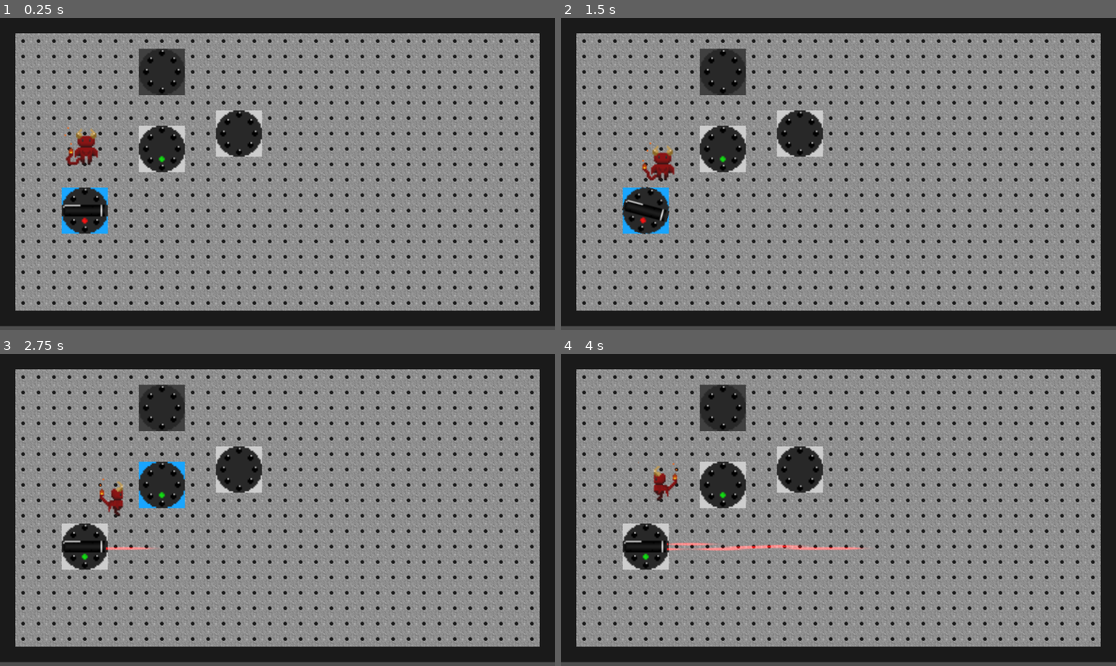
Above: before the commit, frames 1-4 (two rows, left to right).
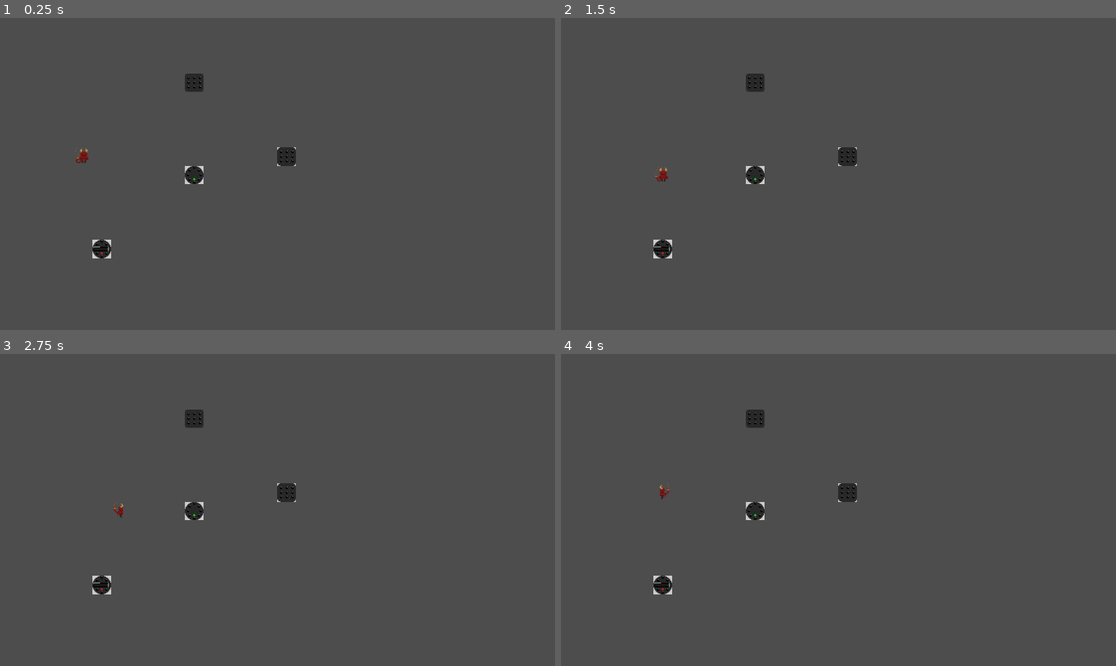
Above: after the commit, the same moments.

Repository: mbapplegate/maxwellDemon
Game: Godot game, scene res://worlds/test_world.tscn
Same seed, same stepped clock (60 frames per second), same inputs: the game is played once before the commit and once after it. The project has no main scene, so this scene is started directly.
Inputs:
- Up to frame 1 (0.25 s): no input
- Up to frame 2 (1.5 s): hold Right (right) 0.53-1.28 s; hold Shift (pull) 0.53-1.28 s; tap Enter at 1.25 s; hold Down (down) from 1.28 s (still down); tap Q (rotateCCW) at 1.35 s
- Up to frame 3 (2.75 s): tap Space (toggleEnergize) at 2 s; release Down (down) at 2.03 s; hold Right (right) from 2.03 s (still down); hold E (rotateCW) from 2.03 s (still down)
- Up to frame 4 (4 s): tap Enter at 2.75 s; release Right (right) at 2.78 s; release E (rotateCW) at 2.78 s; hold Up (up) 2.78-3.53 s; tap Space (toggleEnergize) at 2.85 s; hold Left (left) from 3.53 s (still down); hold Shift (pull) from 3.53 s (still down)

The runs differ from the first frame. In frame 1, 97% of the frame differs, in the area x 0-100%, y 0-99%; in frame 2, 97%; in frame 3, 97%; in frame 4, 97%.

Commit message:
fixed photons moving when laser moves. Also made non-rotatable sprite

Diff:
--- a/project.godot
+++ b/project.godot
@@ -13,6 +13,12 @@
 config/name="Maxwell_Grid"
 config/features=PackedStringArray("4.1", "Forward Plus")
 config/icon="res://icon.svg"
+
+[display]
+
+window/size/viewport_width=1920
+window/size/viewport_height=1080
+window/stretch/scale=2.0
 
 [input]
 
--- a/scenes/LaserSource/laser_source.gd
+++ b/scenes/LaserSource/laser_source.gd
@@ -7,12 +7,15 @@
 @onready var ray = preload("res://scenes/LightPacket/light_packet.tscn")
 
 var rng = RandomNumberGenerator.new()
+var laserParent= null
 const halfHeight = 4.0
 
 func _ready():
 	#halfHeight = BARREL_WIDTH * self.scale.x
 	#print(halfHeight)
 	#isEnergized = true
+	laserParent = get_parent()
+	print(laserParent)
 	pass
 
 func _ray_hit(photonObj:Object, _collPoint:Vector2, _collNormal:Vector2, _collider:Object):
@@ -33,9 +36,10 @@
 			#print("Timeout. Angle: ",angle)
 			instance = ray.instantiate()
 			instance.propDir = Vector2(cos(angle+sprite.rotation),sin(angle+sprite.rotation))
-			instance.position = Vector2(barrelPosition.x+yLoc*sin(sprite.rotation), barrelPosition.y+yLoc*cos(sprite.rotation))
+			instance.position = to_global(Vector2(barrelPosition.x+yLoc*sin(sprite.rotation), barrelPosition.y+yLoc*cos(sprite.rotation)))
 			instance.rayColor = rayColor
 			instance.scale[0] = 1.0/self.scale[0]
 			instance.scale[1] = 1.0 / self.scale[1]
 			print(instance.position)
-			add_child(instance)
+			if laserParent:
+				laserParent.add_child(instance)
--- a/scenes/LaserSource/laser_source.tscn
+++ b/scenes/LaserSource/laser_source.tscn
@@ -16,6 +16,7 @@
 rayColor = Vector3(1, 0, 1)
 
 [node name="barrelSprite" type="Sprite2D" parent="Sprite2D" index="0"]
+z_index = 1
 texture = ExtResource("2_h28ci")
 
 [node name="barrelArea" type="Area2D" parent="Sprite2D/barrelSprite" index="0"]
@@ -27,7 +28,7 @@
 shape = SubResource("RectangleShape2D_g38jr")
 
 [node name="Timer" type="Timer" parent="." index="3"]
-wait_time = 0.25
+wait_time = 0.5
 autostart = true
 
 [connection signal="timeout" from="Timer" to="." method="_on_timer_timeout"]
--- a/scenes/PushableObject/pushable_object.gd
+++ b/scenes/PushableObject/pushable_object.gd
@@ -80,12 +80,18 @@
 		bg.texture = load("res://tiles/pushable/pushableBase_BACKGROUND_STATIC.png")
 
 	if isEnergizeable:
-		if isEnergized:
-			sprite.texture = load("res://tiles/pushable/pushableBase_ON.png")
+		if isRotatable:
+			if isEnergized:
+				sprite.texture = load("res://tiles/pushable/pushableBase_ON.png")
+			else:
+				sprite.texture = load("res://tiles/pushable/pushableBase_OFF.png")
 		else:
-			sprite.texture = load("res://tiles/pushable/pushableBase_OFF.png")
+			if isEnergized:
+				sprite.texture = load("res://tiles/pushable/squareStage_ON.png")
+			else:
+				sprite.texture = load("res://tiles/pushable/squareStage_OFF.png")
 	else:
-		sprite.texture = load("res://tiles/pushable/pushableBase_NO_EN.png")
+		sprite.texture = load("res://tiles/pushable/squareStage_NO_EN.png")
 
 func rotateCW():
 	if isRotatable:
--- a/worlds/test_world.tscn
+++ b/worlds/test_world.tscn
@@ -35,32 +35,32 @@
 script = ExtResource("1_0f5qq")
 
 [node name="TileMap" type="TileMap" parent="."]
+visible = false
 tile_set = SubResource("TileSet_7qghk")
 format = 2
 layer_0/tile_data = PackedInt32Array(65537, 0, 0, 131073, 0, 0, 196609, 0, 0, 262145, 0, 0, 327681, 0, 0, 393217, 0, 0, …(9951 unchanged characters)…
 
 [node name="Player" parent="." instance=ExtResource("3_y4irg")]
 position = Vector2(136, 208)
+scale = Vector2(1, 1)
 
 [node name="PushableObject" parent="." instance=ExtResource("4_qlahv")]
 position = Vector2(344, 256)
-scale = Vector2(3, 3)
 isPushable = false
 isEnergized = true
 
 [node name="PushableObject2" parent="." instance=ExtResource("4_qlahv")]
 position = Vector2(320, 112)
-scale = Vector2(3, 3)
 isPushable = false
 isRotatable = false
 isEnergizeable = false
 
 [node name="PushableObject3" parent="." instance=ExtResource("4_qlahv")]
 position = Vector2(511.293, 243.511)
-scale = Vector2(3, 3)
 isRotatable = false
 isEnergizeable = false
 
 [node name="LaserSource" parent="." instance=ExtResource("6_24mg8")]
 position = Vector2(191.163, 411.594)
+scale = Vector2(1, 1)
 rayColor = Vector3(1, 0, 0)
Binary file added: tiles/pushable/squareStage_ACTIVE.png
Not shown, added: tiles/pushable/squareStage_ACTIVE.png.import
Binary file added: tiles/pushable/squareStage_ACTIVE_OFF.png
Not shown, added: tiles/pushable/squareStage_ACTIVE_OFF.png.import
Binary file added: tiles/pushable/squareStage_ACTIVE_ON.png
Not shown, added: tiles/pushable/squareStage_ACTIVE_ON.png.import
Binary file added: tiles/pushable/squareStage_NO_EN.png
Not shown, added: tiles/pushable/squareStage_NO_EN.png.import
Binary file added: tiles/pushable/squareStage_OFF.png
Not shown, added: tiles/pushable/squareStage_OFF.png.import
Binary file added: tiles/pushable/squareStage_ON.png
Not shown, added: tiles/pushable/squareStage_ON.png.import
(and 13 more such lines)
